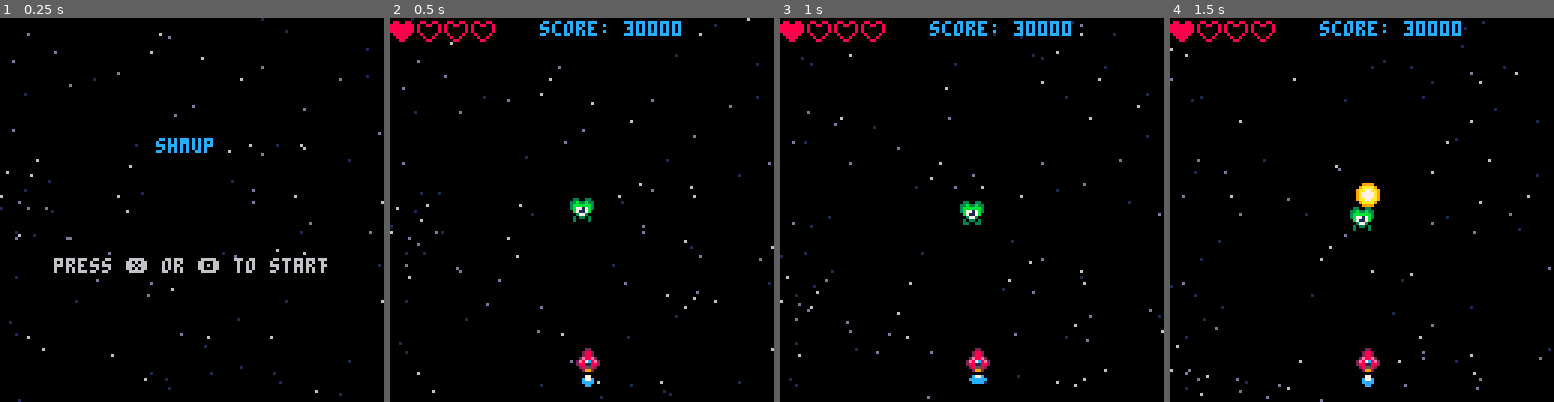
Above: before the commit, frames 1-4 (left to right).
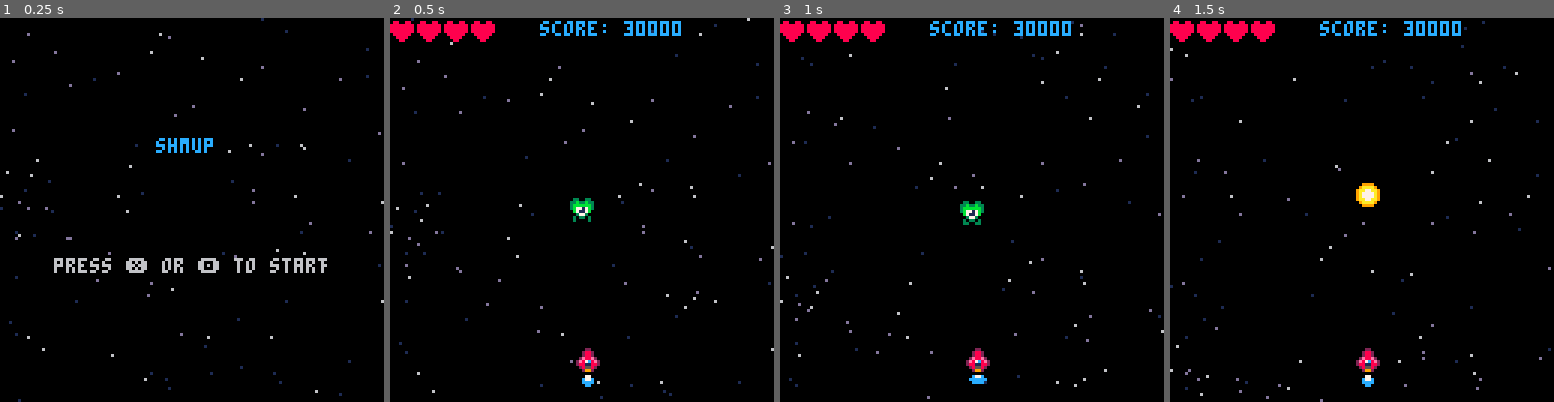
Above: after the commit, the same moments.

Repository: pixelocene/shmup
Game: PICO-8 cartridge shmup.p8
The game is run twice, just before and just after one commit, with the same random seed, the same clock (stepped at 60 frames per second) and the same inputs.
Inputs:
- Up to frame 1 (0.25 s): no input
- Up to frame 2 (0.5 s): tap X (X key) at 0.33 s
- Up to frame 3 (1 s): tap O (Z key) at 0.7 s
- Up to frame 4 (1.5 s): tap X (X key) at 1.07 s

Frame 1 is identical in both runs. In frame 2, 0.4% of the frame differs, in the area x 7-27%, y 1-6%; in frame 3, 0.4%; in frame 4, 0.7%, in the area x 7-54%, y 1-56%.

Commit message:
:construction: Episode 12

Diff:
--- a/shmup.p8
+++ b/shmup.p8
@@ -2,7 +2,7 @@
 version 38
 __lua__
 -- shmup
--- current episode: 11
+-- current episode: 12
 
 function _init()
 	blinkt=1
@@ -54,7 +54,7 @@
 
 	muzzle=0
 
-	lives=1
+	lives=4
 	score=30000
 
 	bullets={}
@@ -114,6 +114,19 @@
 
 function drawsprt(sprt)
 	spr(sprt.sprt,sprt.x,sprt.y)
+end
+
+function col(a,b)
+	if
+		(a.x>b.x+7)
+		or (a.x+7<b.x)
+		or (a.y>b.y+7)
+		or (a.y+7<b.y)
+	then
+		return false
+	end
+
+	return true
 end
 -->8
 --update
@@ -176,6 +189,23 @@
 		end
 	end
 
+	for enemy in all(enemies) do
+		if col(enemy,ship) then
+			lives-=1
+			sfx(1)
+			del(enemies,enemy)
+		end
+	end
+
+	for enemy in all(enemies) do
+		for bullet in all(bullets) do
+			if col(enemy,bullet) then
+				sfx(1)
+				del(enemies,enemy)
+			end
+		end
+	end
+
 	for bullet in all(bullets) do
 		bullet.y-=4
 	end
@@ -202,6 +232,10 @@
 	end
 	if ship.y<0 then
 		ship.y=0
+	end
+
+	if lives<=0 then
+		mode="gameover"
 	end
 
 	animatestars()
Not shown, changed: the sound effects (__sfx__) section of shmup.p8
